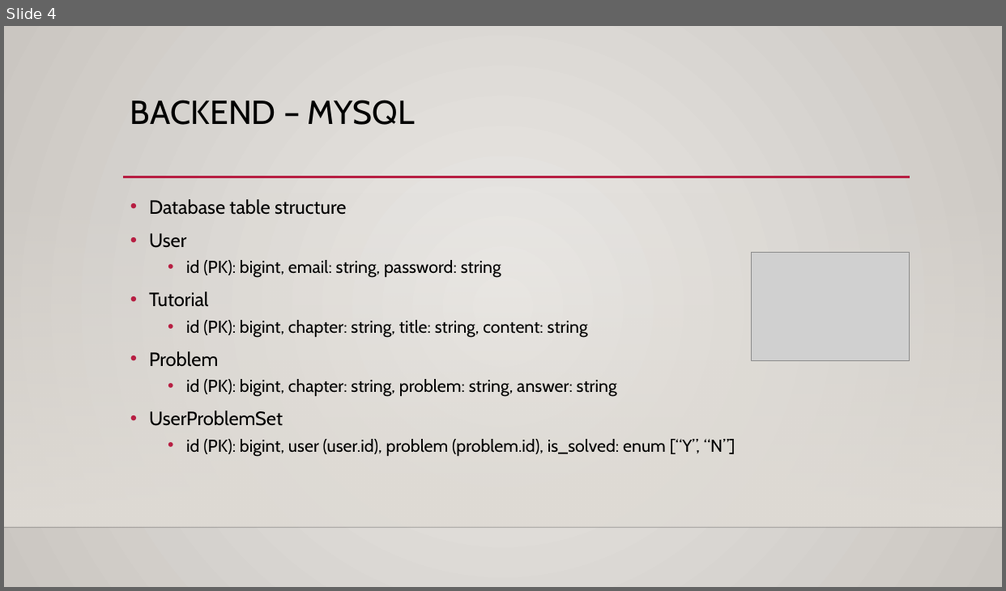
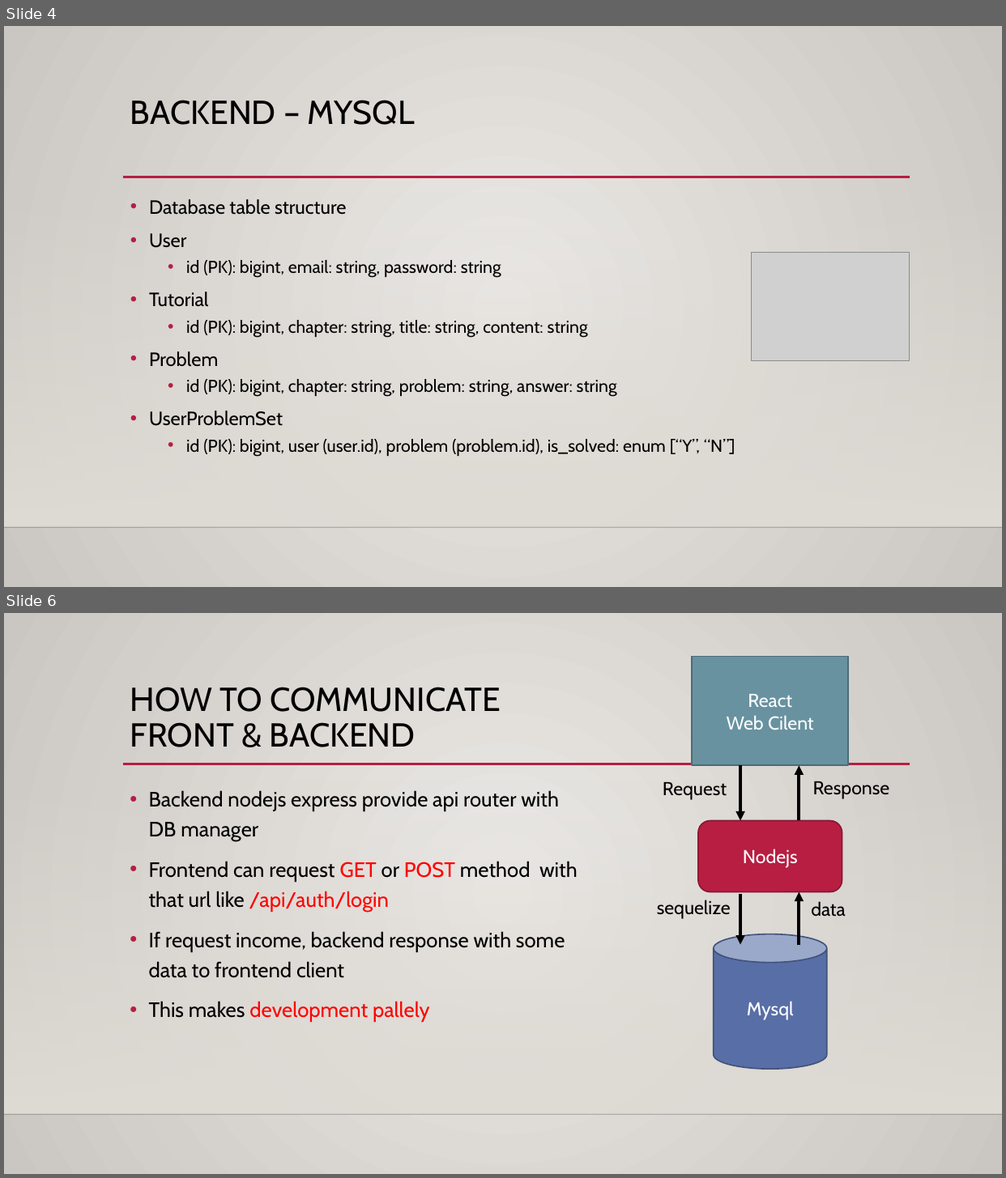
Before and after one commit to skkuse/2022spring_41class_team6, a slide deck: doc/Online Learning System.pptx. Shown one above the other, each under a label of ours: slide 4 before the commit, slides 4 and 6 after it; the slides between them are not shown. The pictures are 1006x591 and 1006x1178 pixels, drawn with LibreOffice and Linux fonts; fonts in the diff are those of the drawing; grey boxes stand for pictures; background and template pictures are left out. Boxes give left, top, right and bottom in pixels: in the first picture for what was removed or moved away, otherwise in the second. Text is boxed around its words. In the diff, an @@ line names an element or a change of style, - is before the commit and + after.

```diff
--- a/doc/Online Learning System.pptx
+++ b/doc/Online Learning System.pptx
@@ slide 6 added at (4, 613, 1002, 1174), background gradient #ECEAE7 to #CAC7C1; not listed: 3 template elements that a slide beside it also shows @@
@@ rectangle added at (692, 657, 849, 766), fill #6892A0, outline #4D6C76 1.25 pt, 18 pt, text #FFFFFF @@
+React
+Web Cilent
@@ title added at (130, 687, 501, 747), 32 pt, text #000000 @@
+HOW TO COMMUNICATE
+FRONT & BACKEND
@@ text added at (663, 782, 727, 800), 18 pt, text #000000 @@
+Request
@@ arrow added from (740, 766) to (740, 821), #000000 3 pt @@
@@ arrow added from (799, 821) to (799, 766), #000000 3 pt @@
@@ text added at (813, 781, 890, 799), 18 pt, text #000000 @@
+Response
@@ text added at (149, 790, 577, 1022), 20 pt, text #000000 @@
+• Backend nodejs express provide api router with DB manager
+• Frontend can request GET or POST method with that url like /api/auth/login
+• If request income, backend response with some data to frontend client
+• This makes development pallely
@@ rounded rectangle added at (698, 821, 842, 892), fill #B71E42, outline #871631 1.25 pt, 18 pt, text #FFFFFF @@
+Nodejs
@@ text added at (657, 900, 731, 919), 18 pt, text #000000 @@
+sequelize
@@ arrow added from (740, 894) to (740, 944), #000000 3 pt @@
@@ arrow added from (799, 944) to (799, 892), #000000 3 pt @@
@@ text added at (811, 901, 846, 917), 18 pt, text #000000 @@
+data
@@ cylinder added at (714, 934, 827, 1069), fill #586EA6, outline #41517B 1.25 pt, 18 pt, text #FFFFFF @@
+Mysql
```
Also in this commit, not shown: 7 slides changed, 1 other slide added.
